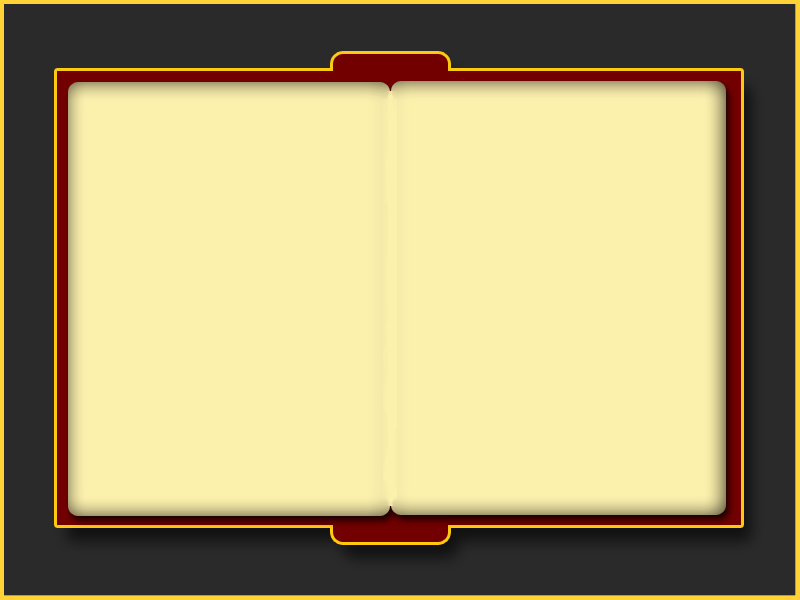
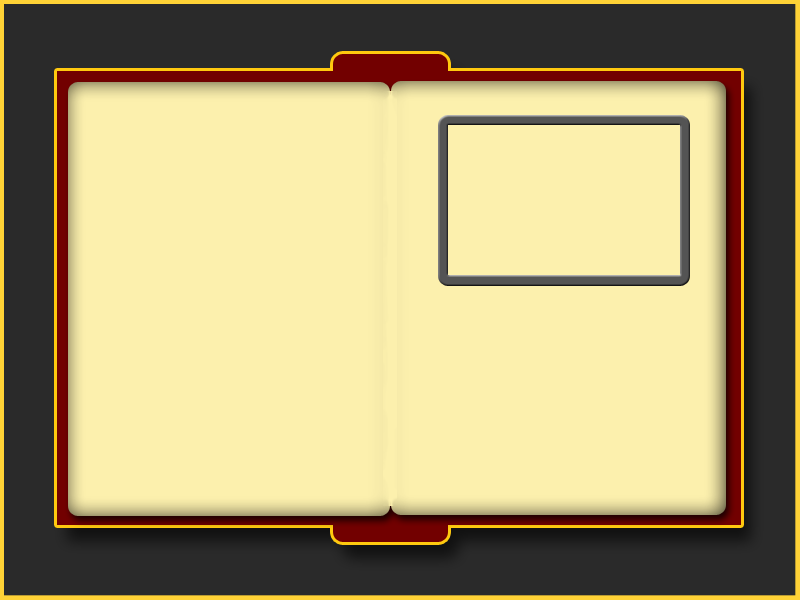
Layer changes from the first (800, 600) image to the second:
added layer "Shape 3" above "Shape 2" over [438, 115, 690, 286]
